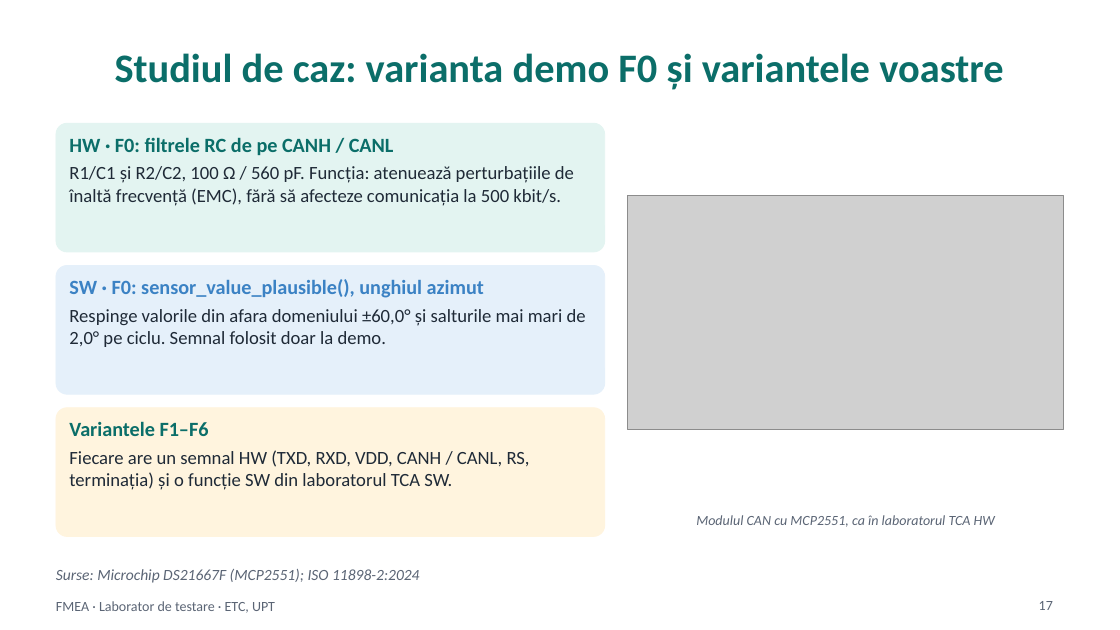
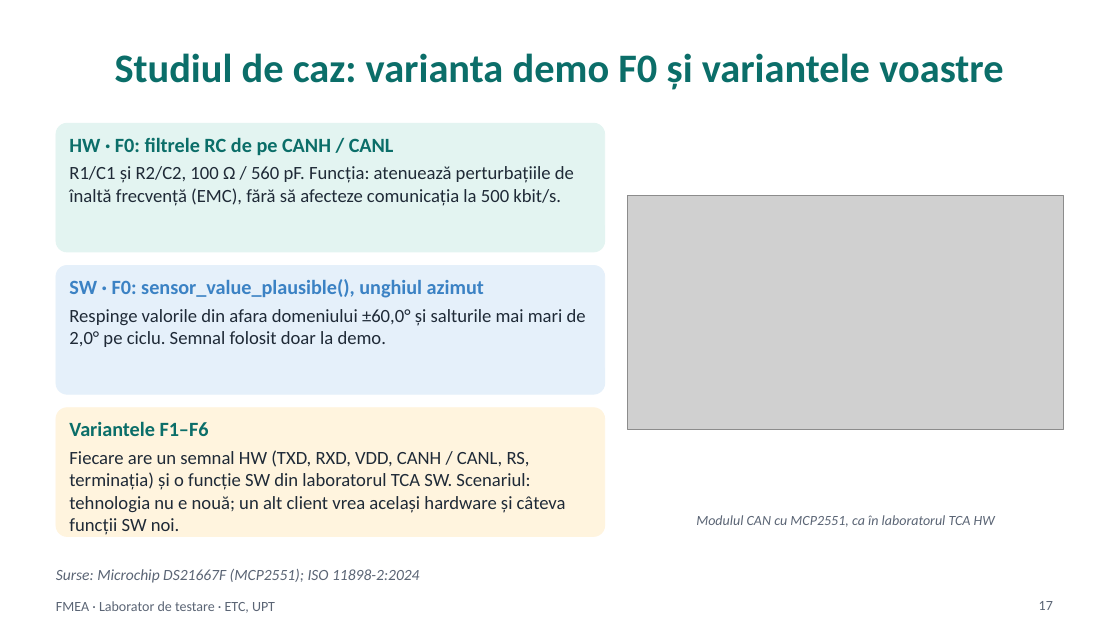
Before and after one commit to madalinatolontan1-ai/sw-tca-lab, a slide deck: slide 17 of materials/fmea_deck_src/FMEA_curs_RO_draft.pptx. Drawn at 1120x630 pixels with LibreOffice and Linux fonts; fonts in the diff are those of the drawing; grey boxes stand for pictures. Boxes give left, top, right and bottom in pixels: in the first picture for what was removed or moved away, otherwise in the second. Text is boxed around its words. In the diff, an @@ line names an element or a change of style, - is before the commit and + after.

```diff
--- a/materials/fmea_deck_src/FMEA_curs_RO_draft.pptx
+++ b/materials/fmea_deck_src/FMEA_curs_RO_draft.pptx
@@ text at (69, 450, 566, 535): text changed @@
-Fiecare are un semnal HW (TXD, RXD, VDD, CANH / CANL, RS, terminația) și o funcție SW din laboratorul TCA SW.
+Fiecare are un semnal HW (TXD, RXD, VDD, CANH / CANL, RS, terminația) și o funcție SW din laboratorul TCA SW. Scenariul: tehnologia nu e nouă; un alt client vrea același hardware și câteva funcții SW noi.
```
Also in this commit, not shown: 3 other files.
